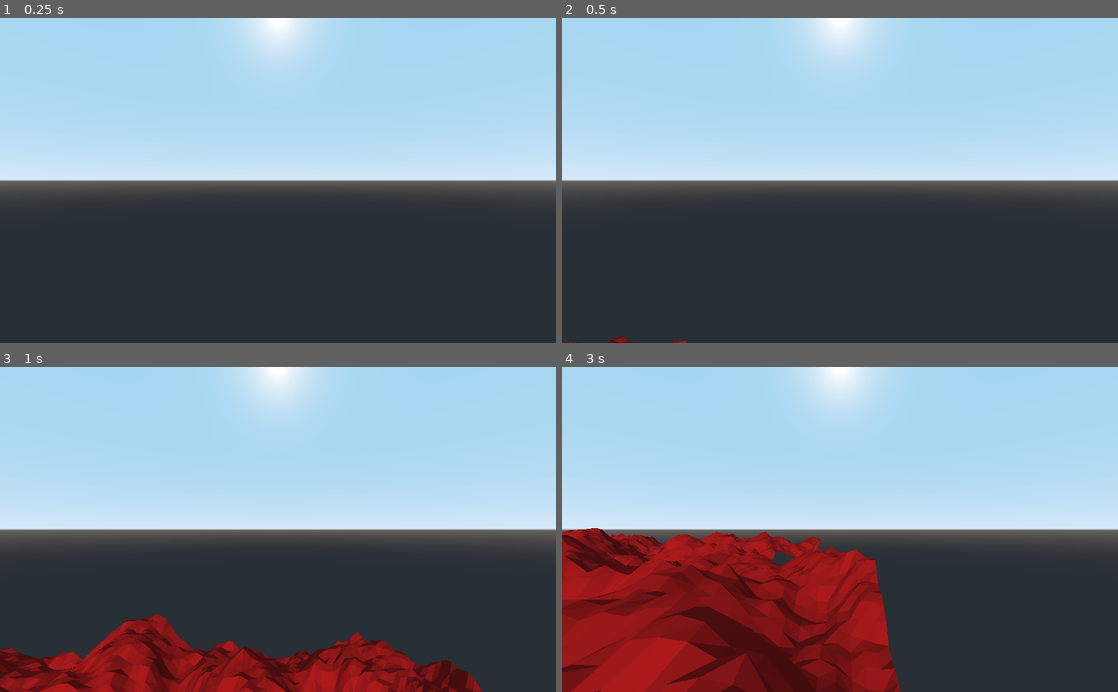
Above: before the commit, frames 1-4 (two rows, left to right).
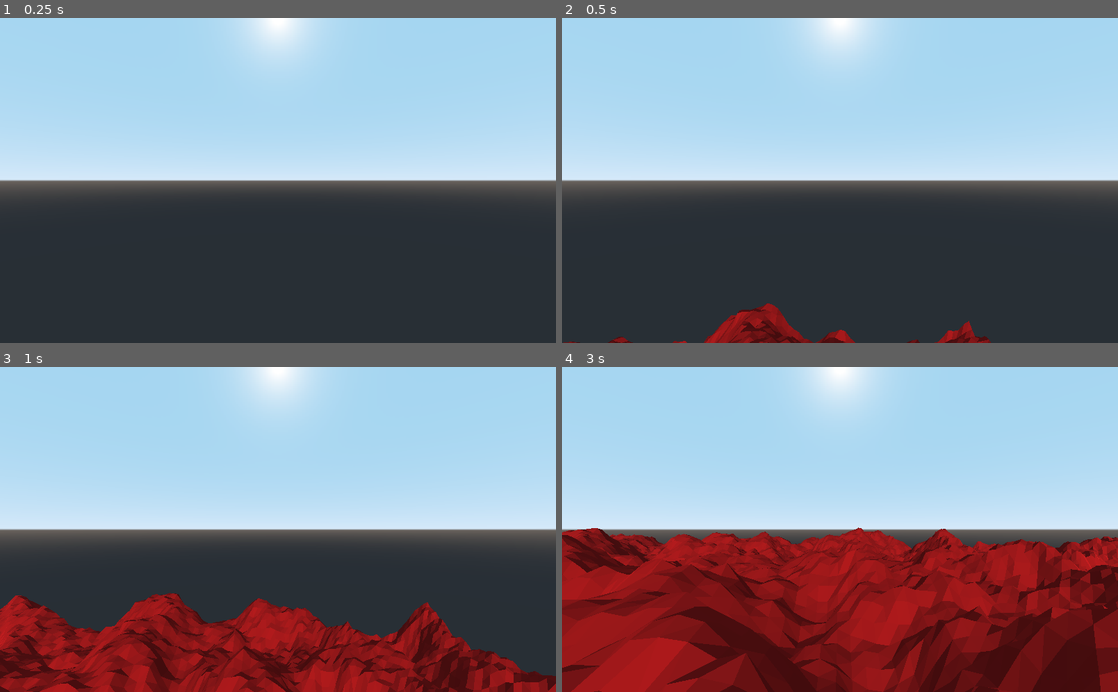
Above: after the commit, the same moments.

Repository: RichoM/TerrainGeneration
Game: Godot game, scene res://World.tscn
Same seed, same stepped clock (60 frames per second), same inputs: the game is played once before the commit and once after it.
Inputs (mouse positions are in pixels of both pictures, inside the frame that each line leads up to):
- Up to frame 1 (0.25 s): no input
- Up to frame 2 (0.5 s): no input
- Up to frame 3 (1 s): move the mouse to (400, 513) at 0.52 s; hold D (movement_right) from 0.53 s (still down); hold Shift (movement_run) from 0.53 s (still down); tap Space (movement_jump) at 0.77 s
- Up to frame 4 (3 s): move the mouse to (728, 545) at 1.27 s; release D (movement_right) at 1.28 s; release Shift (movement_run) at 1.28 s; hold S (movement_backward) 1.28-2.03 s; tap Shift (movement_run) at 1.35, 2.85 s; tap Space (movement_jump) at 1.52 s; move the mouse to (895, 458) at 2.02 s; hold D (movement_right) 2.03-2.78 s; hold Shift (movement_run) 2.03-2.78 s; move the mouse to (812, 594) at 2.77 s; hold W (movement_forward) from 2.78 s (still down)

Frame 1 is identical in both runs. In frame 2, 1.9% of the frame differs, in the area x 25-78%, y 87-100%; in frame 3, 9.5%; in frame 4, 20%, in the area x 34-100%, y 49-100%.

Commit message:
no message

Diff:
--- a/Chunk.gd
+++ b/Chunk.gd
@@ -45,6 +45,6 @@
 	mesh_instance = MeshInstance.new()
 	mesh_instance.mesh = surface_tool.commit()
 	mesh_instance.create_trimesh_collision()
-	#mesh_instance.cast_shadow = GeometryInstance.SHADOW_CASTING_SETTING_OFF
+	mesh_instance.cast_shadow = GeometryInstance.SHADOW_CASTING_SETTING_OFF
 	mesh_instance.set_surface_material(0, load("res://terrain.tres"))
 	add_child(mesh_instance)
--- a/World.gd
+++ b/World.gd
@@ -1,6 +1,7 @@
 extends Spatial
 
-const max_chunks_per_frame = 1
+const max_chunks_per_frame = 2
+const max_chunks_total = 16
 const chunk_size = 64
 var chunk_amount = 4
 
@@ -58,8 +59,8 @@
 				chunk.should_remove = false
 
 
-	if chunks_added == 0 and chunk_amount < 16:
-		chunk_amount = chunk_amount * 2
+	if chunks_added == 0 and chunk_amount < max_chunks_total:
+		chunk_amount = chunk_amount + 2
 
 func clean_up_chunks():
 	for key in chunks:
Not shown: 2 places in Player.tscn that only renumber resources
